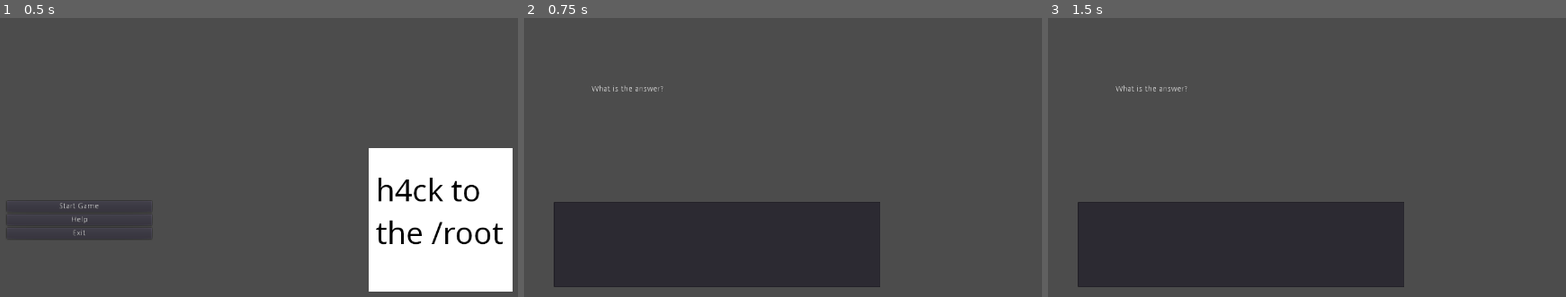
Above: before the commit, frames 1-3 (left to right).
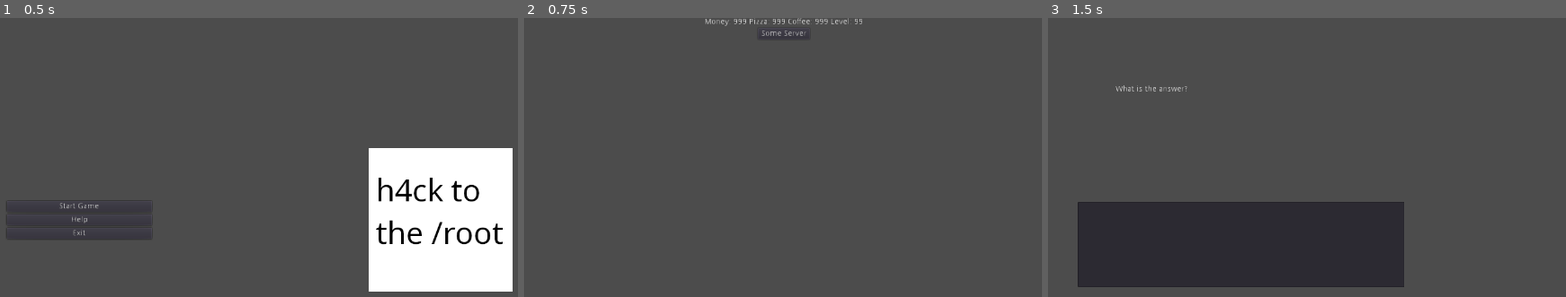
Above: after the commit, the same moments.

Repository: hack-to-the-root/hack-to-the-root
Game: Godot game, scene res://scenes/mainmenu/mainmenu.tscn
Two runs of this game, one before a commit and one after it. Both use one fixed random seed, a clock stepped at 60 frames per second and the inputs below.
Inputs (mouse positions are in pixels of both pictures, inside the frame that each line leads up to):
- Up to frame 1 (0.5 s): no input
- Up to frame 2 (0.75 s): click "Start Game" at 0.5 s
- Up to frame 3 (1.5 s): click (1307, 34) at 1.25 s, where only the run after the commit has a clickable "Some Server"

Frame 1 is identical in both runs. In frame 2, 20% of the frame differs, in the area x 5-69%, y 0-97%; in frame 3, nothing differs.

Commit message:
Add overworld scene

Diff:
--- a/scenes/mainmenu/StartButton.gd
+++ b/scenes/mainmenu/StartButton.gd
@@ -1,4 +1,4 @@
 extends Button
 
 func _on_StartButton_pressed():
-	get_tree().change_scene("res://qa.tscn")
+	get_tree().change_scene("res://scenes/overworld/overworld.tscn")
--- /dev/null
+++ b/scenes/overworld/ServerButton.gd
@@ -0,0 +1,5 @@
+extends Button
+
+
+func _on_ServerButton_pressed():
+	get_tree().change_scene("res://qa.tscn")
--- /dev/null
+++ b/scenes/overworld/overworld.tscn
@@ -0,0 +1,62 @@
+[gd_scene load_steps=2 format=2]
+
+[ext_resource path="res://scenes/overworld/ServerButton.gd" type="Script" id=1]
+
+[node name="Node2D" type="Node2D"]
+
+[node name="RootContainer" type="MarginContainer" parent="."]
+margin_right = 1280.0
+margin_bottom = 720.0
+
+[node name="VBoxContainer" type="VBoxContainer" parent="RootContainer"]
+margin_right = 1280.0
+margin_bottom = 720.0
+
+[node name="HBoxContainer" type="HBoxContainer" parent="RootContainer/VBoxContainer"]
+margin_left = 499.0
+margin_right = 781.0
+margin_bottom = 14.0
+size_flags_horizontal = 4
+
+[node name="Label" type="Label" parent="RootContainer/VBoxContainer/HBoxContainer"]
+margin_right = 75.0
+margin_bottom = 14.0
+text = "Money: 999"
+
+[node name="Label2" type="Label" parent="RootContainer/VBoxContainer/HBoxContainer"]
+margin_left = 79.0
+margin_right = 144.0
+margin_bottom = 14.0
+text = "Pizza: 999"
+
+[node name="Label3" type="Label" parent="RootContainer/VBoxContainer/HBoxContainer"]
+margin_left = 148.0
+margin_right = 220.0
+margin_bottom = 14.0
+text = "Coffee: 999"
+
+[node name="Label4" type="Label" parent="RootContainer/VBoxContainer/HBoxContainer"]
+margin_left = 224.0
+margin_right = 282.0
+margin_bottom = 14.0
+text = "Level: 99"
+
+[node name="HBoxContainer2" type="HBoxContainer" parent="RootContainer/VBoxContainer"]
+margin_top = 18.0
+margin_right = 1280.0
+margin_bottom = 38.0
+alignment = 1
+
+[node name="VBoxContainer" type="VBoxContainer" parent="RootContainer/VBoxContainer/HBoxContainer2"]
+margin_left = 594.0
+margin_right = 686.0
+margin_bottom = 20.0
+alignment = 1
+
+[node name="ServerButton" type="Button" parent="RootContainer/VBoxContainer/HBoxContainer2/VBoxContainer"]
+margin_right = 92.0
+margin_bottom = 20.0
+text = "Some Server"
+script = ExtResource( 1 )
+
+[connection signal="pressed" from="RootContainer/VBoxContainer/HBoxContainer2/VBoxContainer/ServerButton" to="RootContainer/VBoxContainer/HBoxContainer2/VBoxContainer/ServerButton" method="_on_ServerButton_pressed"]
